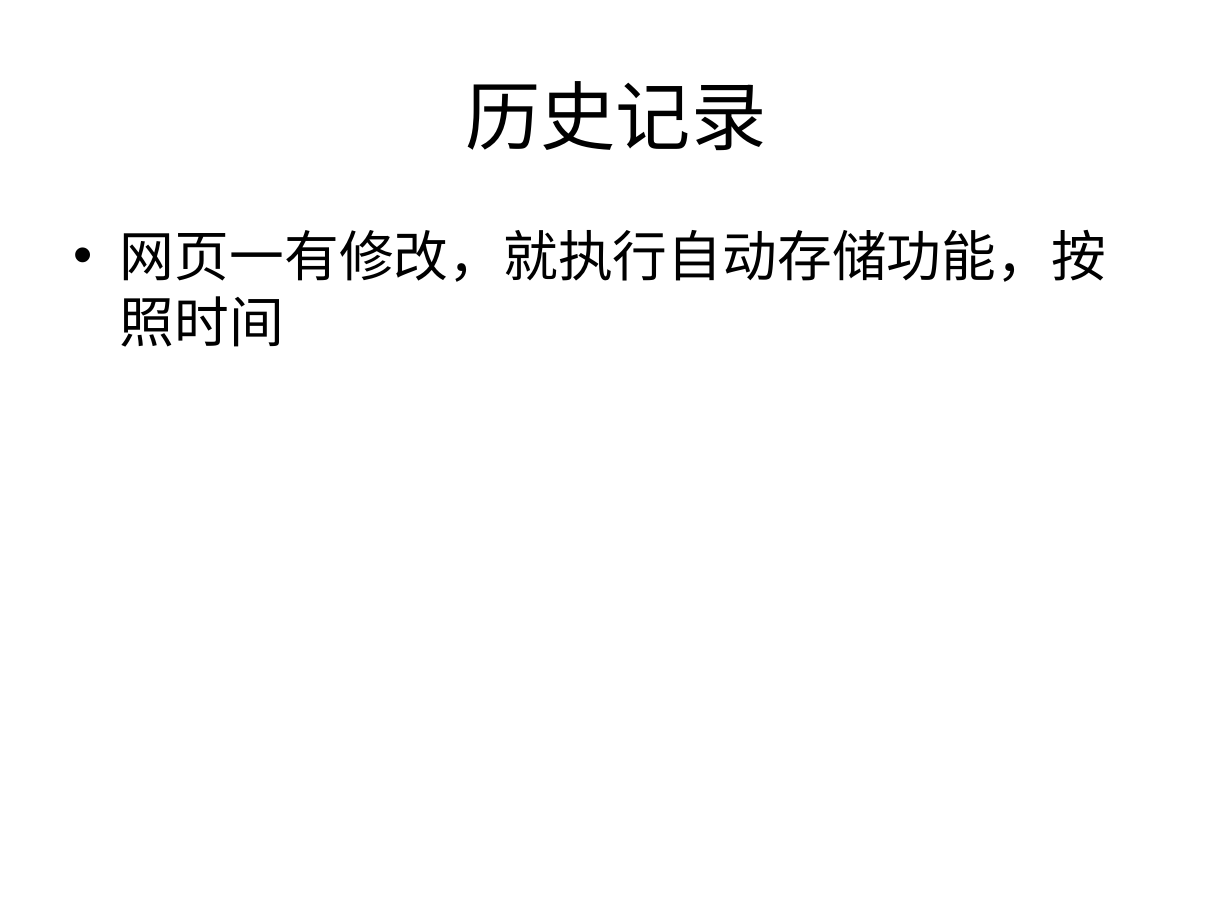
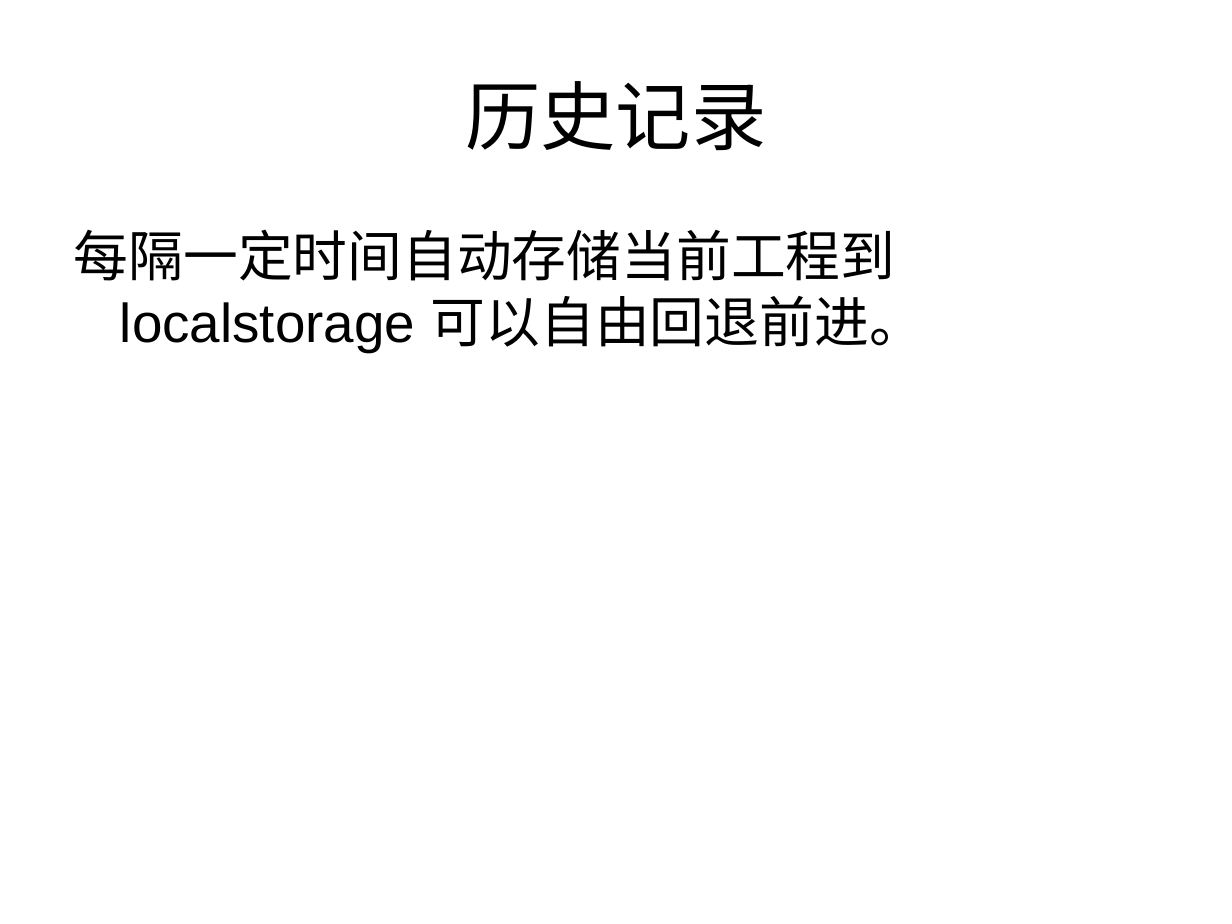
Before and after one commit to 306808700/hcs, a slide deck: slide 6 of 1.0/guide/HCS 基于chrome的命令行的编辑工具.ppt. Drawn at 1232x924 pixels with LibreOffice and Linux fonts; fonts in the diff are those of the drawing. Boxes give left, top, right and bottom in pixels: in the first picture for what was removed or moved away, otherwise in the second. Text is boxed around its words. In the diff, an @@ line names an element or a change of style, - is before the commit and + after.

```diff
--- a/1.0/guide/HCS 基于chrome的命令行的编辑工具.ppt
+++ b/1.0/guide/HCS 基于chrome的命令行的编辑工具.ppt
@@ text at [74, 230, 924, 352]: text changed @@
-• 网页一有修改，就执行自动存储功能，按照时间
+每隔一定时间自动存储当前工程到localstorage 可以自由回退前进。
```
Also in this commit, not shown: 3 other slides changed, 8 slides added.
